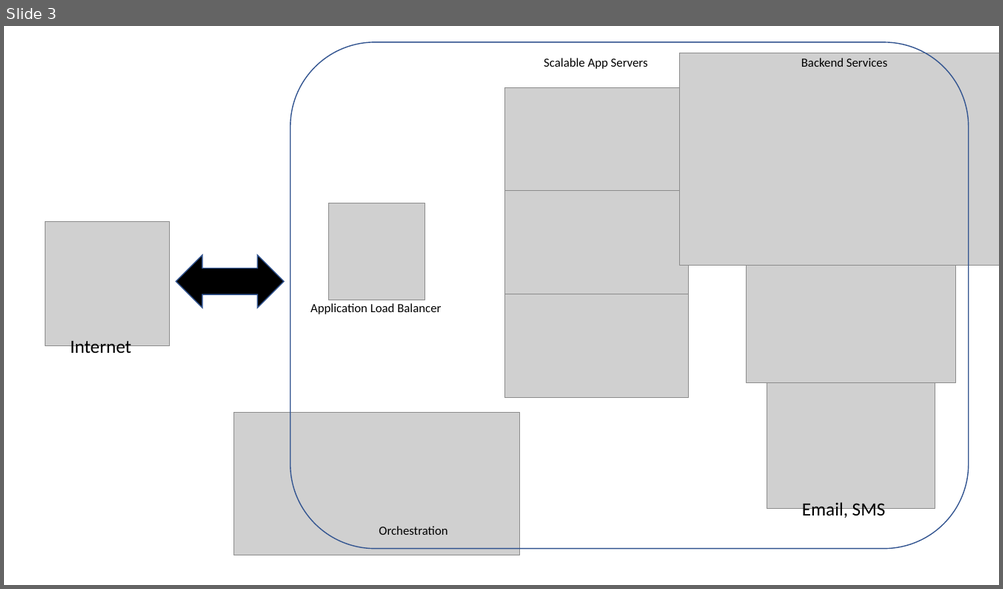
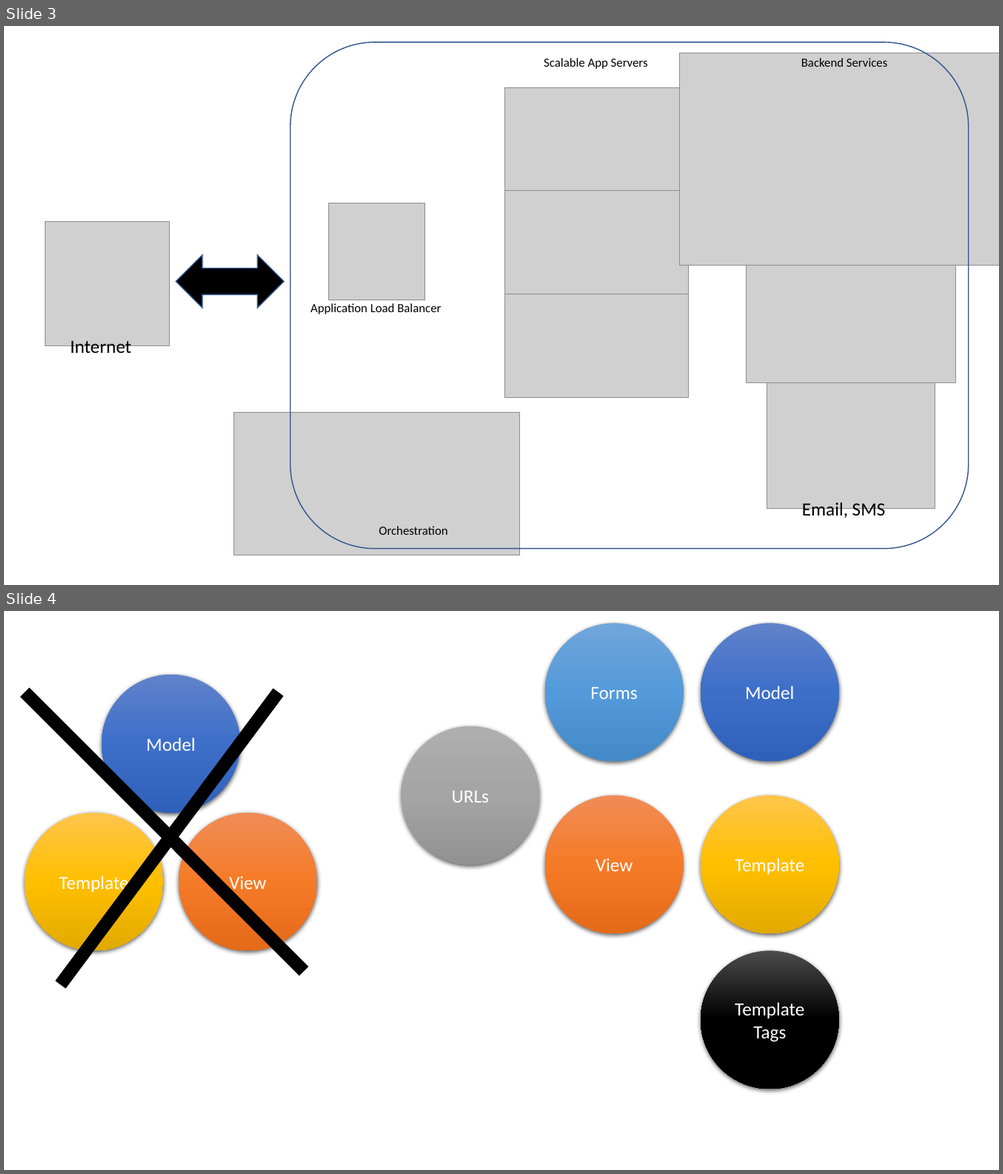
Before and after one commit to rajen-shres/cobalt, a slide deck: docs/images/powerpoint.pptx. Shown one above the other, each under a label of ours: slide 3 before the commit, slides 3 and 4 after it. The pictures are 1003x589 and 1003x1174 pixels, drawn with LibreOffice and Linux fonts; fonts in the diff are those of the drawing; grey boxes stand for pictures. Boxes give left, top, right and bottom in pixels: in the first picture for what was removed or moved away, otherwise in the second. Text is boxed around its words. In the diff, an @@ line names an element or a change of style, - is before the commit and + after.

```diff
--- a/docs/images/powerpoint.pptx
+++ b/docs/images/powerpoint.pptx
@@ slide 4 added at [4,611,999,1170], background #FFFFFF @@
@@ ellipse added at [545,623,683,761], fill gradient #71A6DB to #559BDB to #448ACA, 18 pt, text #FFFFFF @@
+Forms
@@ ellipse added at [701,623,839,761], fill gradient #6183CB to #3E70CA to #3062BB, 18 pt, text #FFFFFF @@
+Model
@@ ellipse added at [102,675,240,812], fill gradient #6183CB to #3E70CA to #3062BB, 18 pt, text #FFFFFF @@
+Model
@@ line added from (25, 692) to (304, 971), #000000 12.5 pt @@
@@ line added from (279, 692) to (61, 985), #000000 12.5 pt @@
@@ ellipse added at [401,726,539,865], fill gradient #AFAFAF to #A5A5A5 to #939393, 18 pt, text #FFFFFF @@
+URLs
@@ ellipse added at [545,795,683,934], fill gradient #F18C57 to #F67B28 to #E56C19, 18 pt, text #FFFFFF @@
+View
@@ ellipse added at [701,795,839,934], fill gradient #FFC64B to #FFC000 to #E3AB00, 18 pt, text #FFFFFF @@
+Template
@@ ellipse added at [25,812,163,951], fill gradient #FFC64B to #FFC000 to #E3AB00, 18 pt, text #FFFFFF @@
+Template
@@ ellipse added at [179,812,316,951], fill gradient #F18C57 to #F67B28 to #E56C19, 18 pt, text #FFFFFF @@
+View
@@ ellipse added at [701,951,839,1089], fill gradient #4B4B4B to #000000, 18 pt, text #FFFFFF @@
+Template Tags
```
Also in this commit, not shown: 5 other files.
